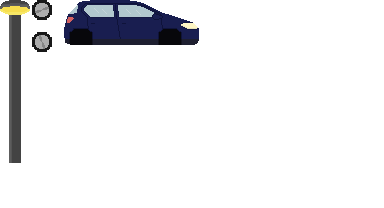
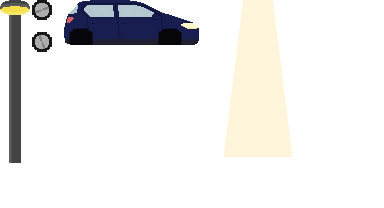
Layer changes from the first (384, 208) image to the second:
added layer "Light" (50%) above "StreetLight" over [224, 0, 292, 157]
